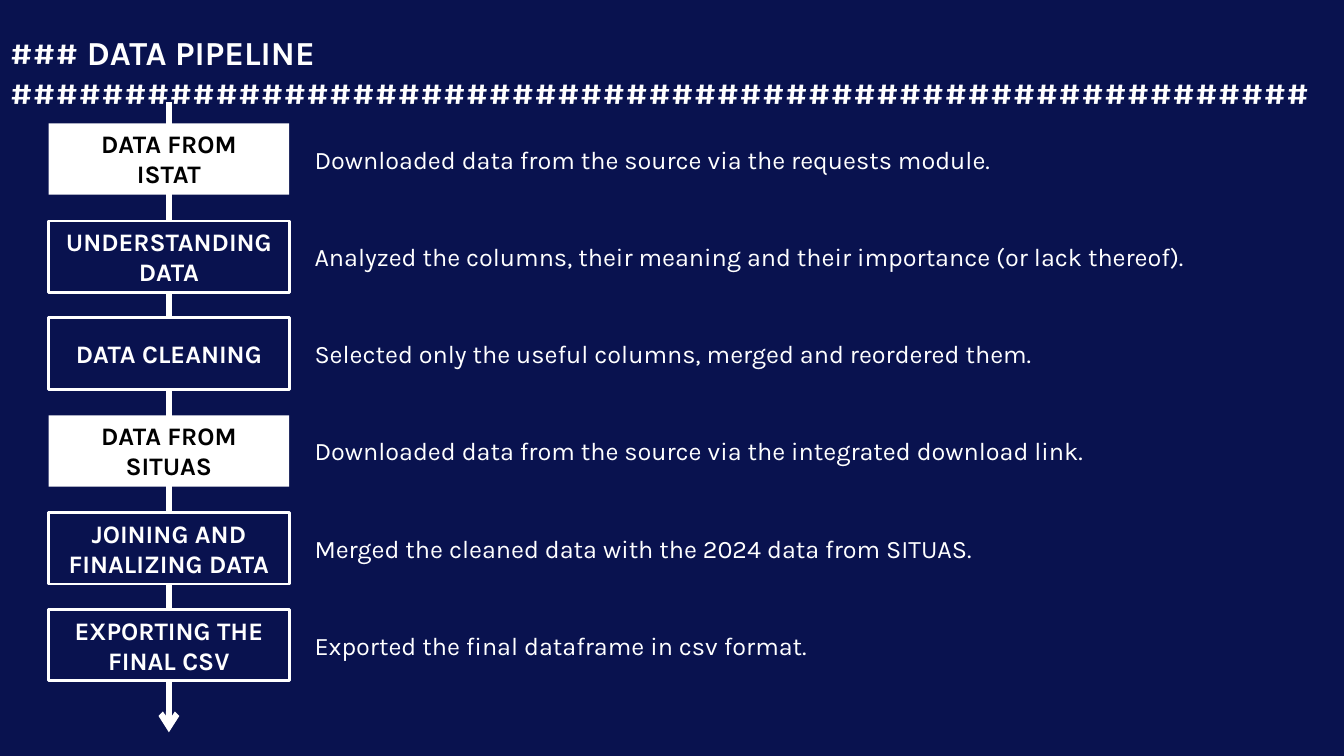
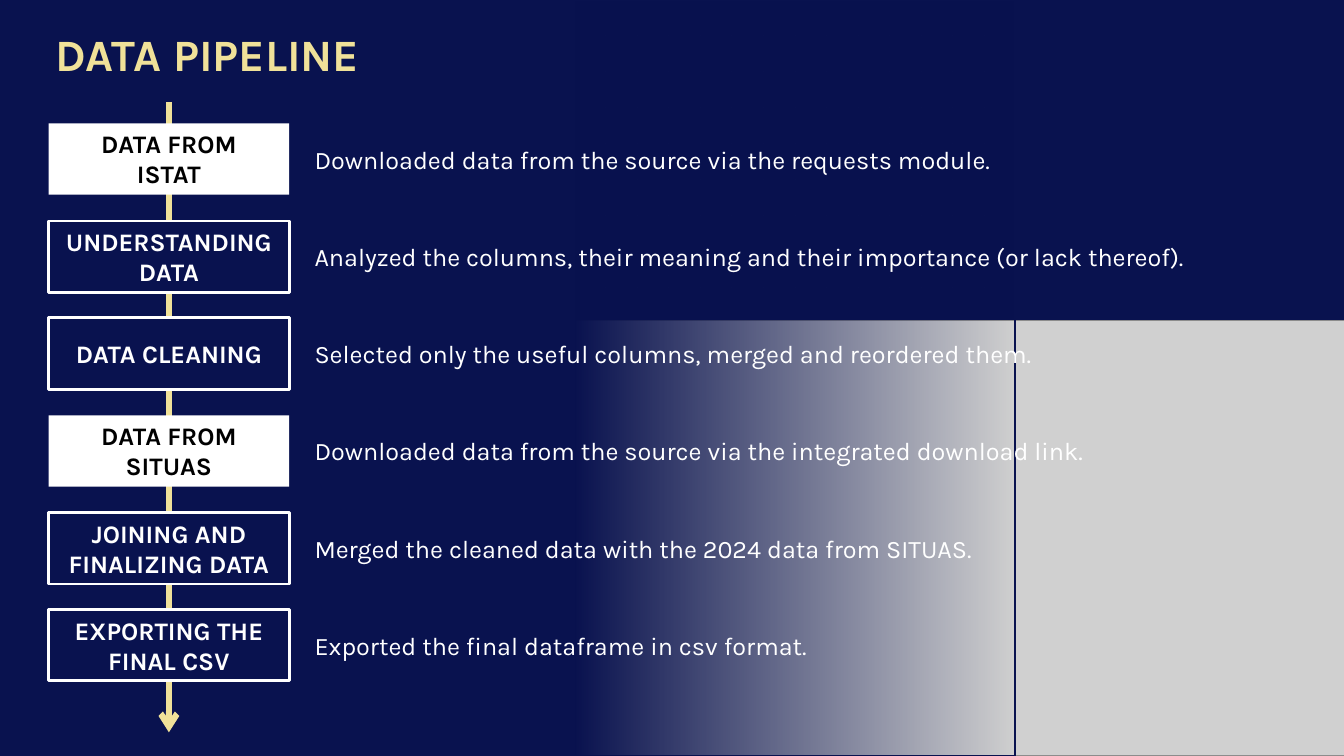
Before and after one commit to maurancino/final-project, a slide deck: slide 3 of presentation/Presentation.pptx (slide 2 before the commit). Drawn at 1344x756 pixels with LibreOffice and Linux fonts; fonts in the diff are those of the drawing; grey boxes stand for pictures. Boxes give left, top, right and bottom in pixels: in the first picture for what was removed or moved away, otherwise in the second. Text is boxed around its words. In the diff, an @@ line names an element or a change of style, - is before the commit and + after.

```diff
--- a/presentation/Presentation.pptx
+++ b/presentation/Presentation.pptx
@@ rectangle added at (575,0,1016,756), fill gradient #09124F, outline #09124F 1.5 pt @@
@@ text at (55,42,359,71): text changed; size 24 to 32 pt; text colour #FFFFFF to #F0E199 @@
-### DATA PIPELINE #########################################################
+DATA PIPELINE
@@ arrow (169, 102) - (169, 733): stroke #FFFFFF 4.25 pt to #F0E199 4.25 pt @@
@@ picture added at (575,321,1344,756) @@
```
Also in this commit, not shown: 1 other slide changed, 3 slides added, 3 slides removed, 1 other file.
